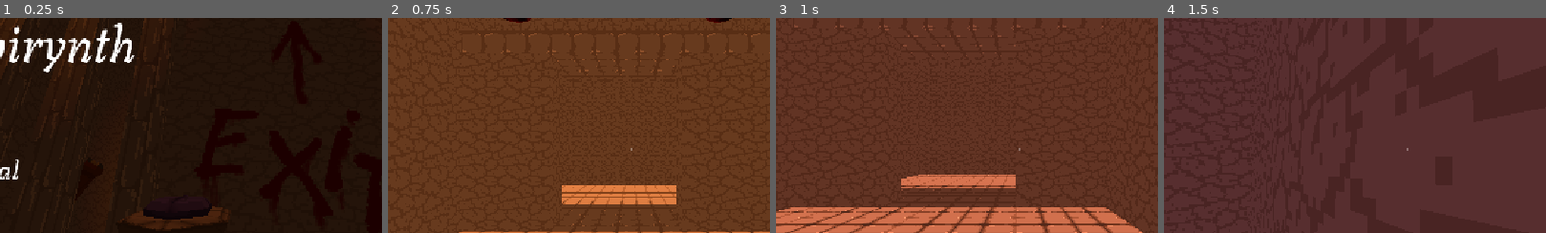
Above: before the commit, frames 1-4 (left to right).
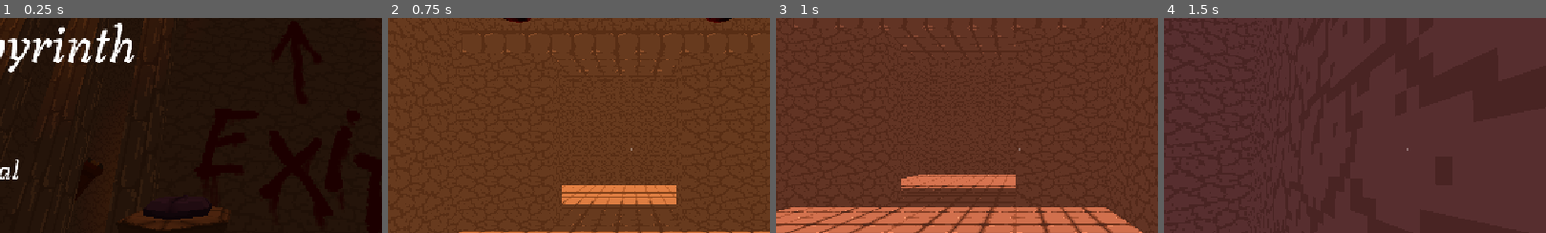
Above: after the commit, the same moments.

Repository: ThreeCoffees/HackYeah2025
Game: Godot game, scene res://levels/main_menu.tscn
Same seed, same stepped clock (60 frames per second), same inputs: the game is played once before the commit and once after it.
Inputs (mouse positions are % of the whole screen's width and height, from its top left):
- Up to frame 1 (0.25 s): no input
- Up to frame 2 (0.75 s): move the mouse to (29, 54) at 0.52 s; hold D (move_right) from 0.53 s (still down); click (29, 54) at 0.6 s
- Up to frame 3 (1 s): keep holding D (move_right); tap Space (jump) at 0.77 s
- Up to frame 4 (1.5 s): move the mouse to (45, 50) at 1.27 s; release D (move_right) at 1.28 s; hold W (move_forward) from 1.28 s (still down); click (45, 50) at 1.35 s
The pictures show only the part of the screen within x 18-68%, y 20-70%; the shares and areas given below are measured in that part.

The runs differ from the first frame. In frame 1, 1.2% of the frame differs, in the area x 2-18%, y 3-26%; in frame 2, nothing differs; in frame 3, nothing differs; in frame 4, nothing differs.

Commit message:
fix pause

Diff:
--- a/levels/main_menu.tscn
+++ b/levels/main_menu.tscn
@@ -85,7 +85,7 @@
 layout_mode = 2
 theme_override_fonts/normal_font = ExtResource("1_pppj1")
 theme_override_font_sizes/normal_font_size = 75
-text = "Labirynth"
+text = "Labyrinth"
 fit_content = true
 
 [node name="VBoxContainer2" type="VBoxContainer" parent="UI/MarginContainer/HBoxContainer/VBoxContainer"]
Not shown: 1 places in levels/main_menu.tscn that only renumber resources
